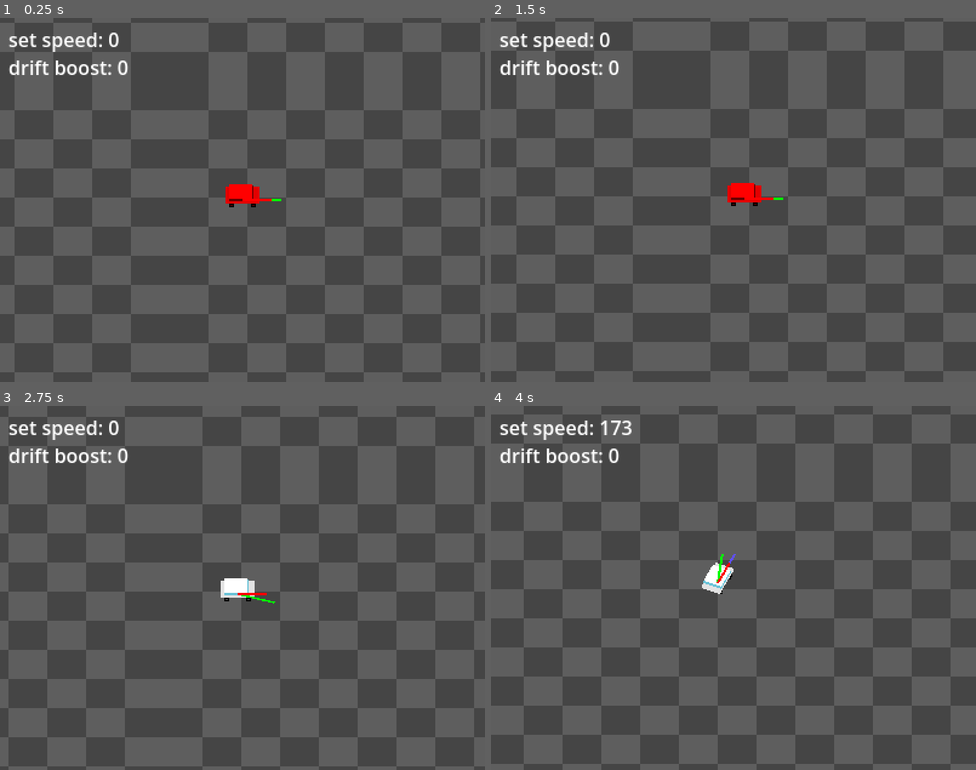
Above: before the commit, frames 1-4 (two rows, left to right).
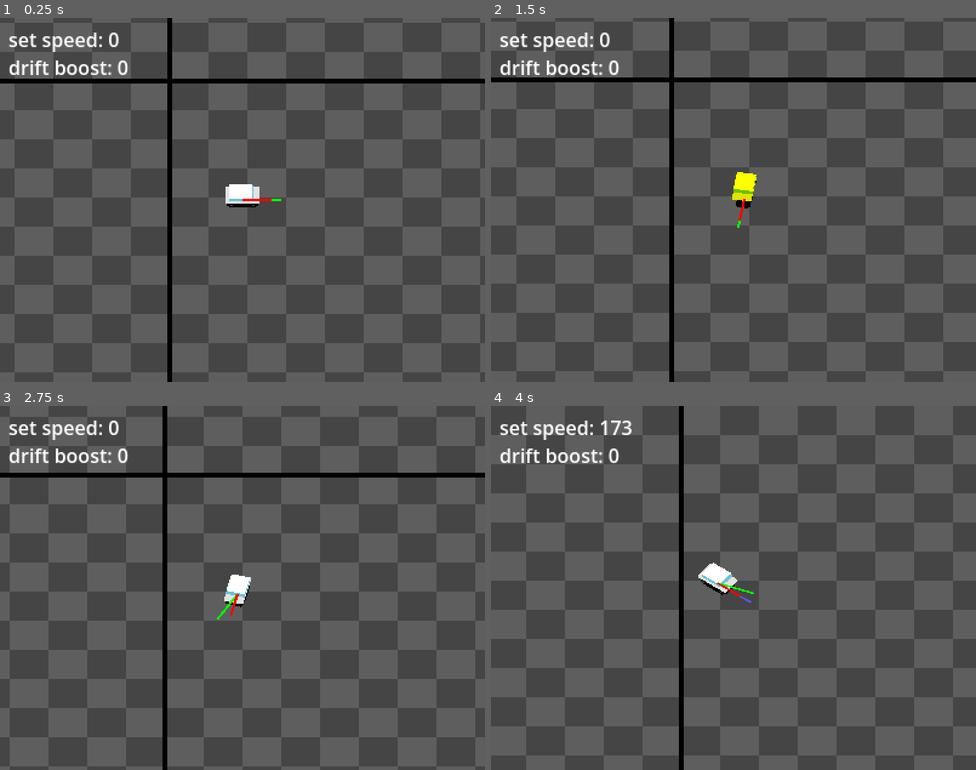
Above: after the commit, the same moments.

Repository: kaiakairos/yeehawDrive
Game: Godot game, scene res://world_scenes/test/test_track.tscn
Two runs of this game, one before a commit and one after it. Both use one fixed random seed, a clock stepped at 60 frames per second and the inputs below. The project has no main scene, so this scene is started directly.
Inputs (mouse positions are in pixels of both pictures, inside the frame that each line leads up to):
- Up to frame 1 (0.25 s): no input
- Up to frame 2 (1.5 s): tap Enter at 0.5 s; move the mouse to (840, 181) at 0.52 s; hold D (turnRight) 0.53-1.28 s; hold Space (hop) 0.53-1.28 s; move the mouse to (636, 218) at 1.27 s; hold S (brake) from 1.28 s (still down); tap Space (hop) at 1.35 s
- Up to frame 3 (2.75 s): tap Space (hop) at 1.52, 1.82 s; move the mouse to (291, 507) at 2.02 s; release S (brake) at 2.03 s; hold D (turnRight) from 2.03 s (still down); hold Space (hop) from 2.03 s (still down)
- Up to frame 4 (4 s): move the mouse to (709, 660) at 2.77 s; release D (turnRight) at 2.78 s; release Space (hop) at 2.78 s; hold W (accelerate) 2.78-3.53 s; tap Space (hop) at 2.85, 3.02, 3.32 s; move the mouse to (879, 642) at 3.52 s; hold A (turnLeft) from 3.53 s (still down); hold Space (hop) from 3.53 s (still down)

The runs differ from the first frame. In frame 1, 42% of the frame differs, in the area x 0-100%, y 0-100%; in frame 2, 43%; in frame 3, 42%; in frame 4, 64%.

Commit message:
drop shadow, bug fix
no longer "drift" state while sitting still
neat shadow effect

Diff:
--- a/object_scenes/player/playerCar.tscn
+++ b/object_scenes/player/playerCar.tscn
@@ -1,6 +1,7 @@
 [gd_scene format=3 uid="uid://b3fnthab616xg"]
 
 [ext_resource type="Script" uid="uid://nw2nemsknabv" path="res://object_scenes/player/player_car.gd" id="1_rsetr"]
+[ext_resource type="Texture2D" uid="uid://b1a3ff0tffs74" path="res://object_scenes/player/sprites/shadow.png" id="2_2mpte"]
 [ext_resource type="Shader" uid="uid://bf4wy7tk3btxo" path="res://zeeg/shaders_materials/worldGridPlaceholder/worldGridPlaceHolder.gdshader" id="2_aol4k"]
 
 [sub_resource type="Curve" id="Curve_rsetr"]
@@ -9,8 +10,8 @@
 point_count = 2
 
 [sub_resource type="Curve" id="Curve_2mpte"]
-_data = [Vector2(0, 0), 0.0, 3.9834328, 0, 0, Vector2(0.5098039, 1), 0.0, 0.0, 0, 0, Vector2(1, 0), -3.7420135, 0.0, 0, 0]
-point_count = 3
+_data = [Vector2(0, 0), 0.0, 3.9834328, 0, 0, Vector2(0.5098039, 1), 0.0, 0.0, 0, 0, Vector2(0.76875, 0), -3.6781611, 1.5991997, 0, 0, Vector2(0.878125, 0.4482758), 0.0, 0.0, 0, 0, Vector2(1, 0), -5.614035, 0.0, 0, 0]
+point_count = 5
 
 [sub_resource type="CircleShape2D" id="CircleShape2D_kytb2"]
 radius = 6.0827627
@@ -47,6 +48,10 @@
 [node name="Marker2D4" type="Marker2D" parent="SpriteGroup/otherRotate" unique_id=74391056]
 position = Vector2(-9, -6.666667)
 
+[node name="Shadow" type="Sprite2D" parent="SpriteGroup/otherRotate" unique_id=182853938]
+z_index = -2
+texture = ExtResource("2_2mpte")
+
 [node name="actualVel" type="Line2D" parent="SpriteGroup" unique_id=1269617731]
 points = PackedVector2Array(100, -1, 0, -1)
 width = 2.0
@@ -67,10 +72,10 @@
 [node name="ColorRect" type="ColorRect" parent="Camera2D" unique_id=355313353]
 z_index = -97
 material = SubResource("ShaderMaterial_kytb2")
-offset_left = -1004.0
-offset_top = -856.0
-offset_right = 1112.0
-offset_bottom = 993.0
+offset_left = -215.0
+offset_top = -165.0
+offset_right = 220.0
+offset_bottom = 177.0
 
 [node name="speed" type="Label" parent="Camera2D" unique_id=131739813]
 offset_left = -193.0
--- a/object_scenes/player/player_car.gd
+++ b/object_scenes/player/player_car.gd
@@ -62,7 +62,7 @@
 
 			var dot :float = carDirection.normalized().dot(trueVelocity.normalized())
 			var dotReversed :float = 1.0 - abs(dot) # = 1.0 if drift perpendicular, 0.0 if parallel
-			if dot > tractionLimitDot:
+			if dot > tractionLimitDot or currentSpeed < 20:
 				trueVelocity = trueVelocity.move_toward(carDirection.normalized() * currentSpeed,delta*1800.0)
 				$SpriteGroup/rotationOrigin.modulate = Color.WHITE
 				if drifting:
@@ -102,7 +102,10 @@
 			if hopTimer > hopTimeAmount:
 				state = 0
 				driftVelLengthSave = trueVelocity.length()
-			$SpriteGroup/rotationOrigin.position.y = hopAnimationCurve.sample( hopTimer/hopTimeAmount) * -8.0
+			var hopSample :float = hopAnimationCurve.sample( hopTimer/hopTimeAmount)
+			$SpriteGroup/rotationOrigin.position.y = hopSample * -8.0
+			var erm :float = 1.0 - (hopSample*0.25)
+			$SpriteGroup/otherRotate/Shadow.scale = Vector2(erm,erm)
 
 	#print(trueVelocity)
 	velocity = trueVelocity * Vector2(1.0,0.75)
--- a/zeeg/shaders_materials/worldGridPlaceholder/worldGridPlaceHolder.gdshader
+++ b/zeeg/shaders_materials/worldGridPlaceholder/worldGridPlaceHolder.gdshader
@@ -12,9 +12,19 @@
 	int gridX = int(world_pos.x) / gridSizex;
 	int gridY = int(world_pos.y) / gridSizey;
 
+	if (world_pos.x < -0.0){ gridX -= 1; }
+	if (world_pos.y < -0.0){ gridY -= 1; }
+
 	if(abs(gridX) % 2 == abs(gridY) % 2){
 		COLOR.rgb = vec3(0.0);
 
 	}
 	COLOR.a = 0.1;
+
+	if(abs(world_pos.x) < 2.0 || abs(world_pos.y) < 2.0){
+	COLOR.rgb = vec3(0.0);
+	COLOR.a = 1.0;
+	}
+
+
 }
Binary file added: object_scenes/player/sprites/shadow.png
Not shown, added: object_scenes/player/sprites/shadow.png.import
